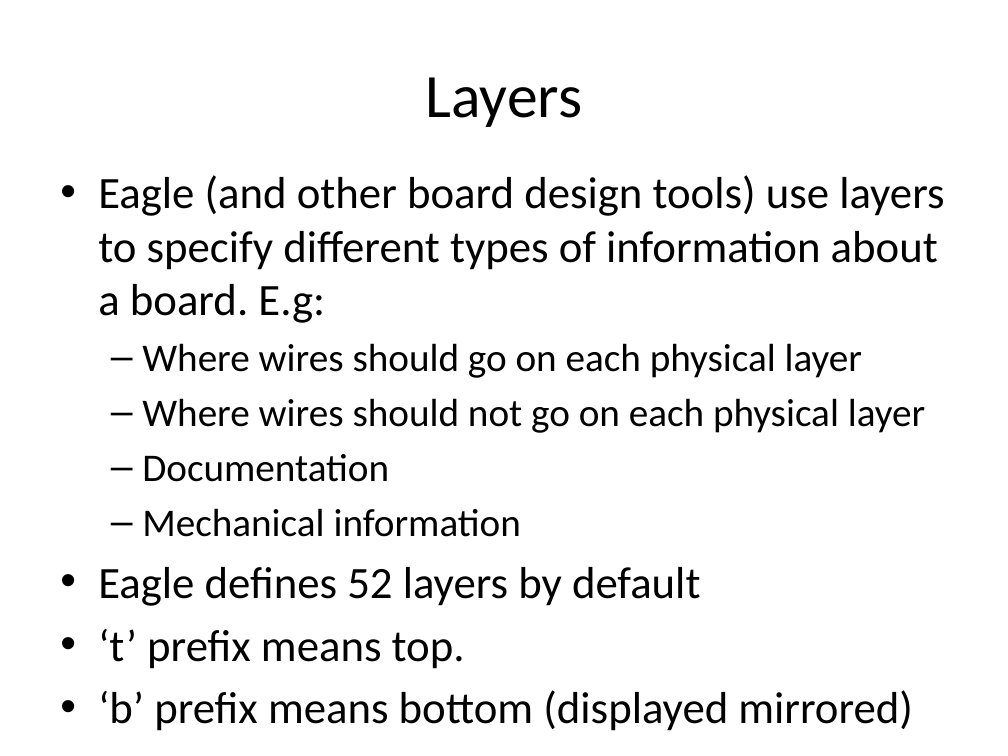
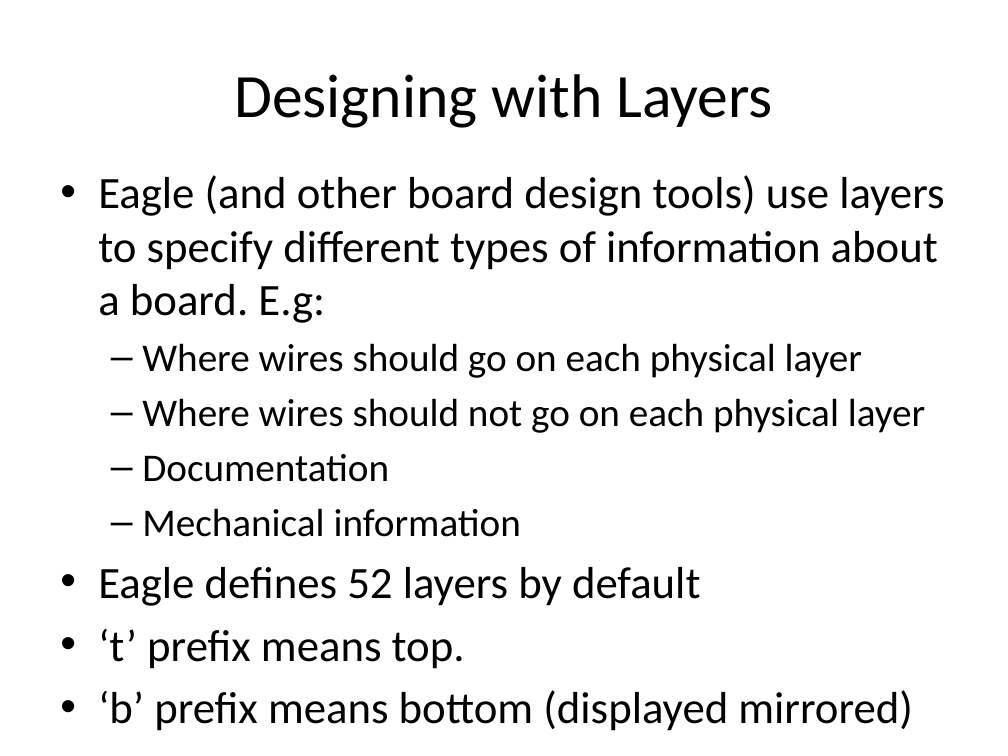
Before and after one commit to NVSL/QuadClass-Resources, a slide deck: slide 15 of Lecture Slides/02-Eagle-Part-1.pptx (slide 4 before the commit). Drawn at 1008x756 pixels with LibreOffice and Linux fonts; fonts in the diff are those of the drawing. Boxes give left, top, right and bottom in pixels: in the first picture for what was removed or moved away, otherwise in the second. Text is boxed around its words. In the diff, an @@ line names an element or a change of style, - is before the commit and + after.

Commit message:
new slides. and updates

```diff
--- a/Lecture Slides/02-Eagle-Part-1.pptx
+++ b/Lecture Slides/02-Eagle-Part-1.pptx
@@ title at (x1=234, y1=74, x2=773, y2=128): text changed @@
-Layers
+Designing with Layers
```
Also in this commit, not shown: 1 other slide changed, 13 slides added, 2 slides removed, 7 other files.
